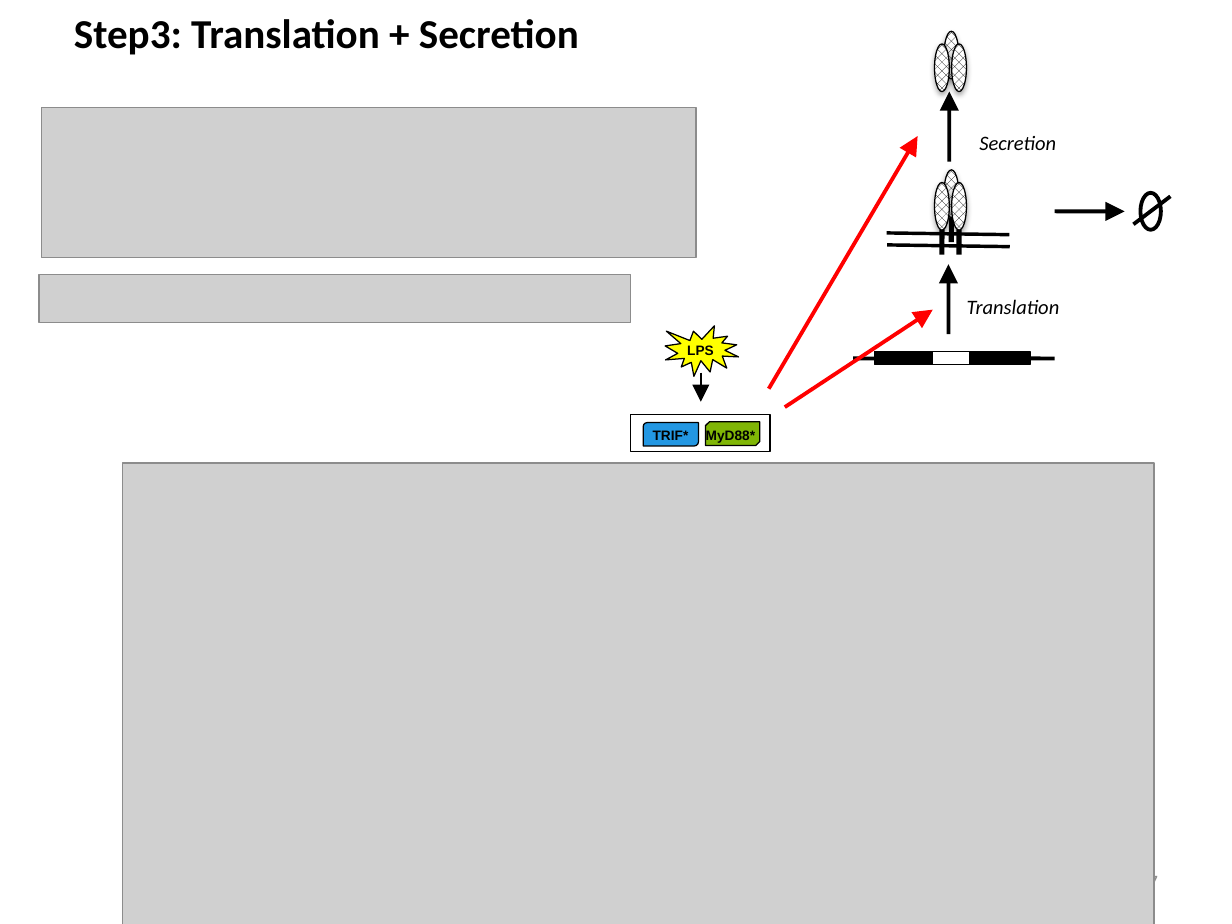
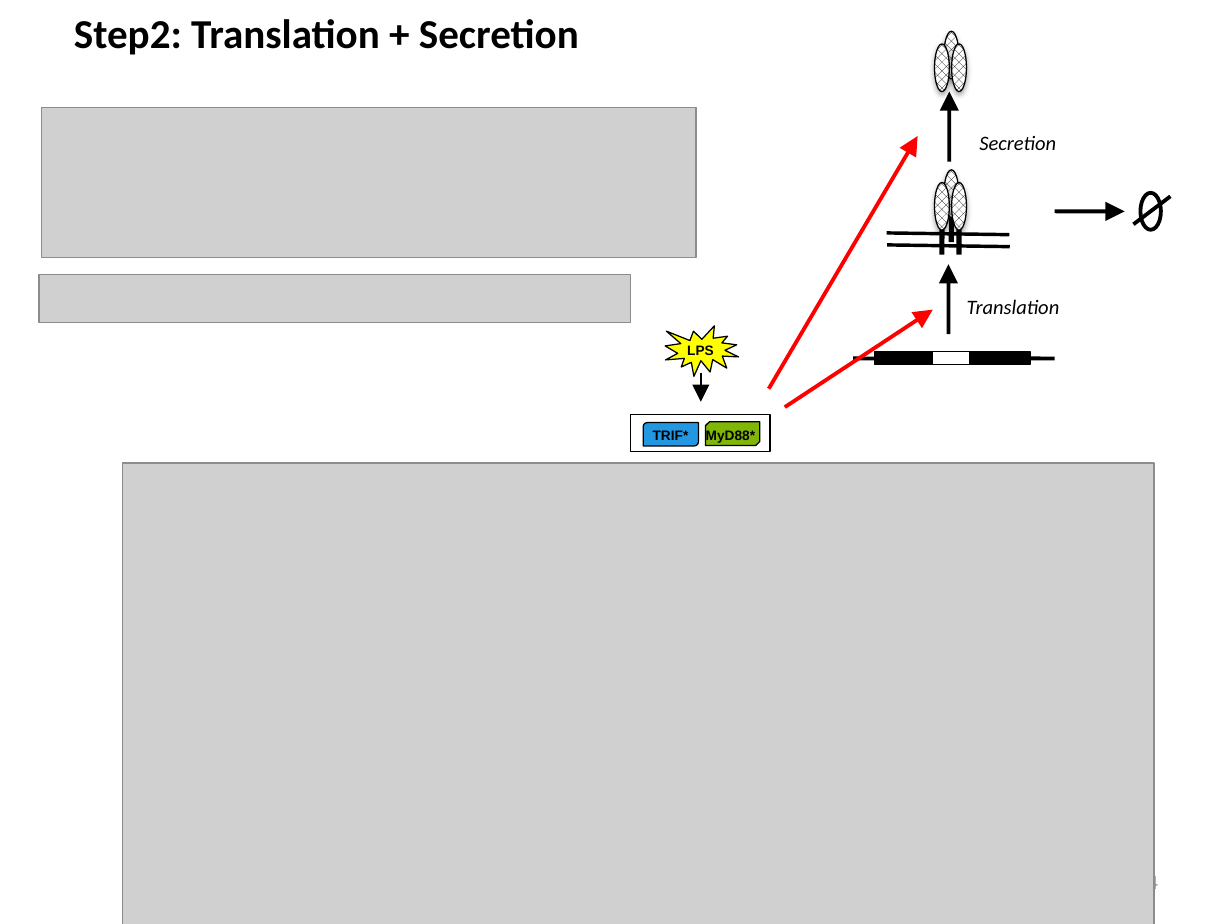
Before and after one commit to biomystery/TNF_regulation, a slide deck: slide 4 of TNF_Slides.pptx (slide 7 before the commit). Drawn at 1232x924 pixels with LibreOffice and Linux fonts; fonts in the diff are those of the drawing; grey boxes stand for pictures. Boxes give left, top, right and bottom in pixels: in the first picture for what was removed or moved away, otherwise in the second. Text is boxed around its words. In the diff, an @@ line names an element or a change of style, - is before the commit and + after.

```diff
--- a/TNF_Slides.pptx
+++ b/TNF_Slides.pptx
@@ text at <box>74,19,579,55</box>: text changed @@
-Step3: Translation + Secretion
+Step2: Translation + Secretion
@@ page number at <box>1148,872,1158,895</box>: text changed @@
-7
+4
```
Also in this commit, not shown: 2 other slides changed, 3 slides removed, 17 other files.
